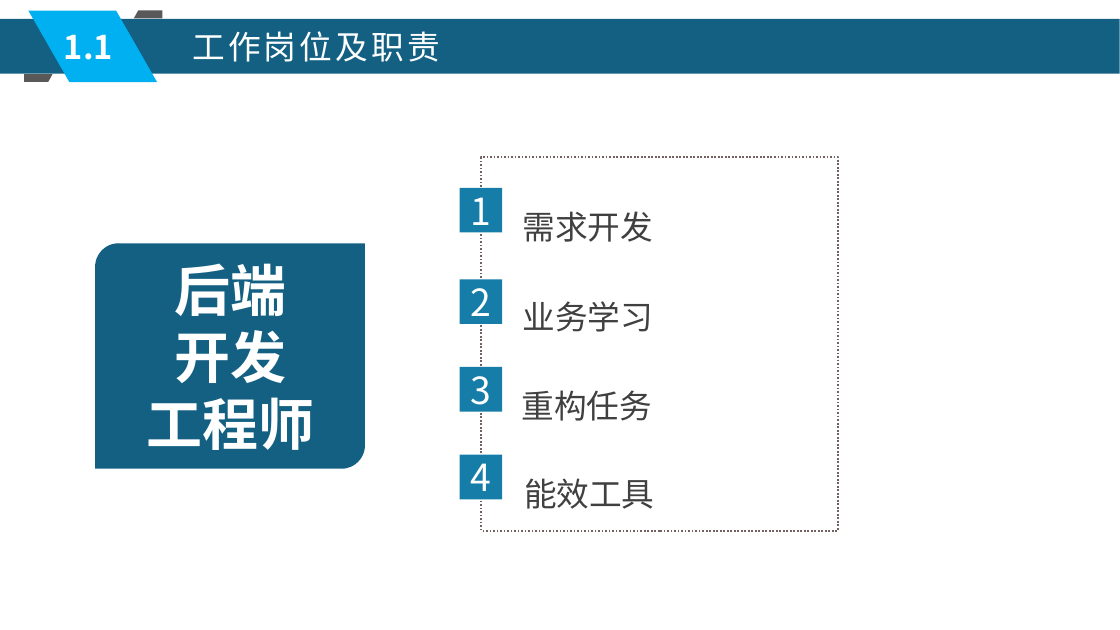
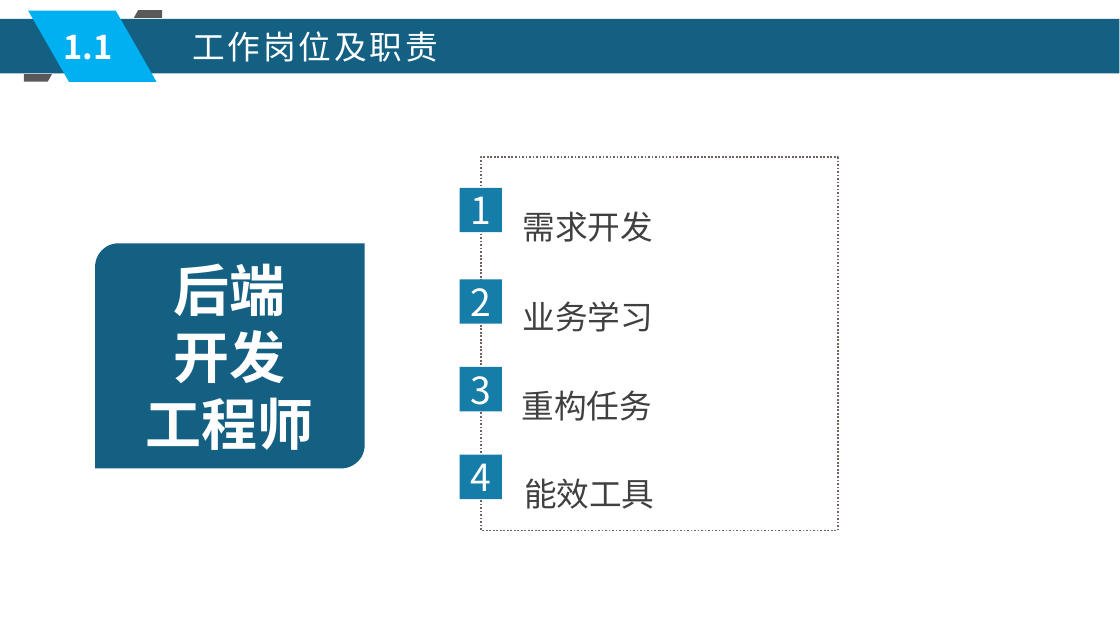
Before and after one commit to xljnc/husky-starter, a slide deck: slide 4 of doc/zzdb.pptx. Drawn at 1120x630 pixels with LibreOffice and Linux fonts; fonts in the diff are those of the drawing. Boxes give left, top, right and bottom in pixels: in the first picture for what was removed or moved away, otherwise in the second. Text is boxed around its words. In the diff, an @@ line names an element or a change of style, - is before the commit and + after.

```diff
--- a/doc/zzdb.pptx
+++ b/doc/zzdb.pptx
@@ freeform shape at (x1=134, y1=10, x2=162, y2=18): outline redrawn @@
@@ text "工作岗位及职责" at (x1=192, y1=31, x2=438, y2=62): letter spacing 2.8 to 2.6 pt @@
@@ freeform shape at (x1=24, y1=74, x2=53, y2=82): outline redrawn @@
```
Also in this commit, not shown: 14 other slides changed, 3 slides added, 4 slides removed.
